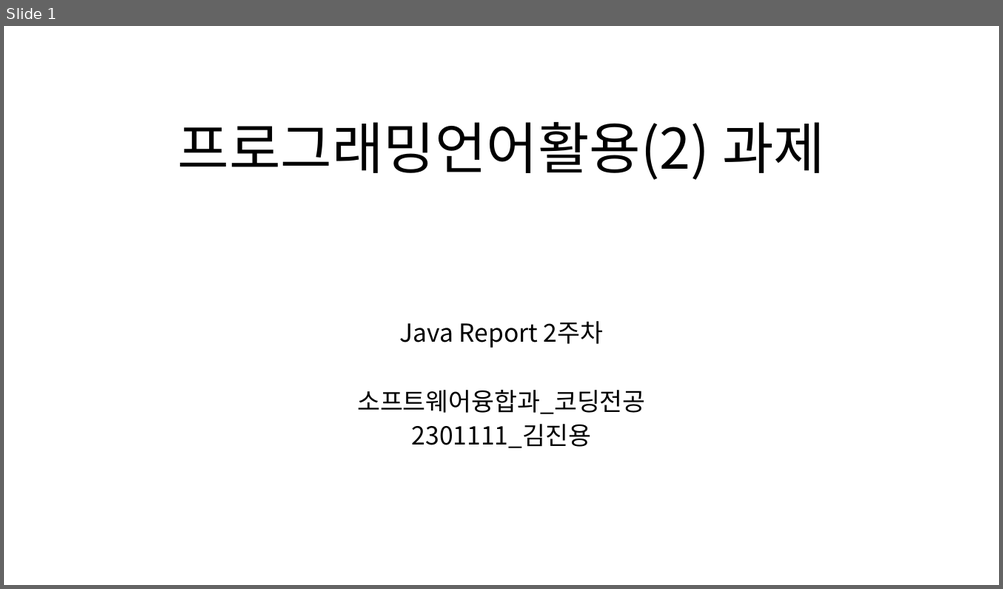
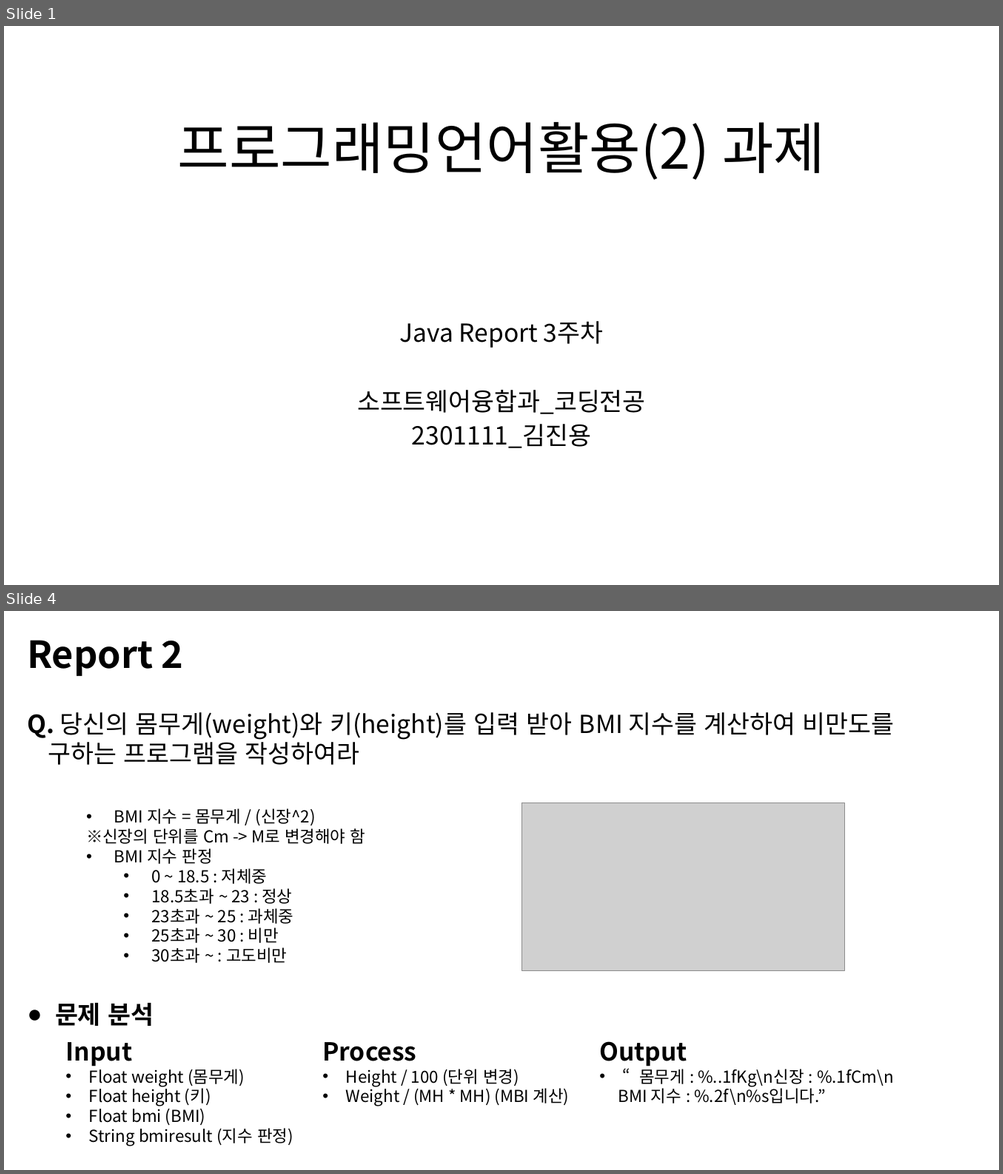
Before and after one commit to MDR-Evan/KBU-ProgrammingLanguageUtilization2, a slide deck: KBU Java 2/Report/R_Week3/3차-김진용-2301111.pptx. Shown one above the other, each under a label of ours: slide 1 before the commit, slides 1 and 4 after it; the slides between them are not shown. The pictures are 1003x589 and 1003x1174 pixels, drawn with LibreOffice and Linux fonts; fonts in the diff are those of the drawing; grey boxes stand for pictures. Boxes give left, top, right and bottom in pixels: in the first picture for what was removed or moved away, otherwise in the second. Text is boxed around its words. In the diff, an @@ line names an element or a change of style, - is before the commit and + after.

```diff
--- a/KBU Java 2/Report/R_Week3/3차-김진용-2301111.pptx
+++ b/KBU Java 2/Report/R_Week3/3차-김진용-2301111.pptx
@@ slide 4 added at (x1=4, y1=611, x2=999, y2=1170), background #FFFFFF @@
@@ text added at (x1=27, y1=640, x2=184, y2=676), 36 pt, text #000000, bold @@
+Report 2
@@ text added at (x1=27, y1=712, x2=894, y2=765), 24 pt, text #000000 @@
+Q. 당신의 몸무게(weight)와 키(height)를 입력 받아 BMI 지수를 계산하여 비만도를
+구하는 프로그램을 작성하여라
@@ text added at (x1=86, y1=809, x2=366, y2=963), 16 pt, text #000000 @@
+• BMI 지수 = 몸무게 / (신장^2)
+※신장의 단위를 Cm -> M로 변경해야 함
+• BMI 지수 판정
+  • 0 ~ 18.5 : 저체중
+  • 18.5초과 ~ 23 : 정상
+  • 23초과 ~ 25 : 과체중
+  • 25초과 ~ 30 : 비만
+  • 30초과 ~ : 고도비만
@@ picture added at (x1=522, y1=803, x2=844, y2=971) @@
@@ text added at (x1=55, y1=1003, x2=153, y2=1026), 24 pt, text #000000, bold @@
+● 문제 분석
@@ text added at (x1=65, y1=1042, x2=293, y2=1147), 16 pt, text #000000 @@
+Input
+• Float weight (몸무게)
+• Float height (키)
+• Float bmi (BMI)
+• String bmiresult (지수 판정)
@@ text added at (x1=322, y1=1042, x2=569, y2=1107), 16 pt, text #000000 @@
+Process
+• Height / 100 (단위 변경)
+• Weight / (MH * MH) (MBI 계산)
@@ text added at (x1=599, y1=1042, x2=893, y2=1105), 16 pt, text #000000 @@
+Output
+• “몸무게 : %..1fKg\n신장 : %.1fCm\n
+BMI 지수 : %.2f\n%s입니다.”
@@ slide 1 changed as well @@
@@ subtitle at (x1=400, y1=321, x2=603, y2=348): text changed @@
-Java Report 2주차
+Java Report 3주차
```
Also in this commit, not shown: 3 other slides changed, 3 other slides added, 5 slides removed, 6 other files.
